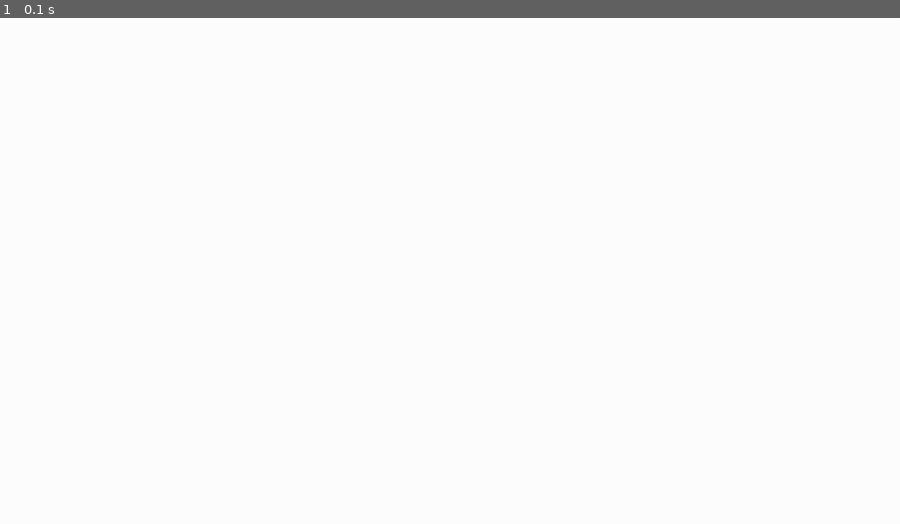
Above: before the commit, frame 1.
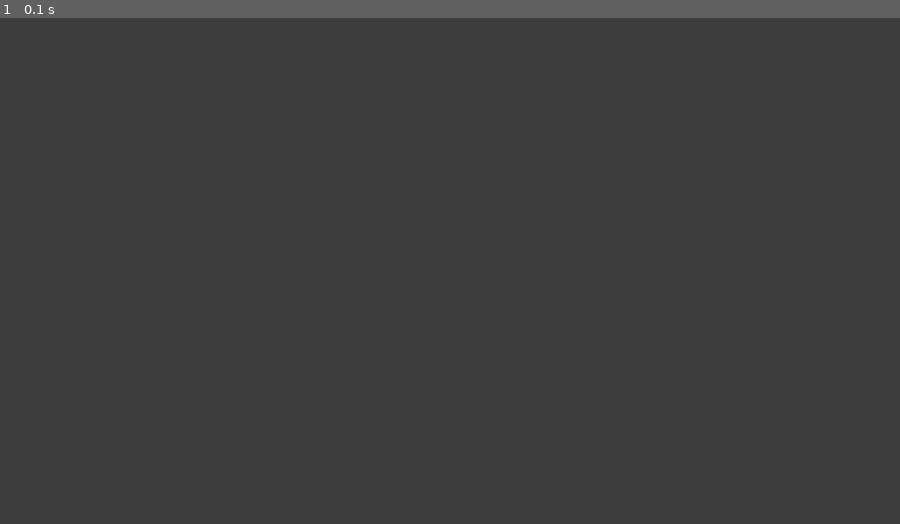
Above: after the commit, the same moment.

Repository: CCSWEC/PygameProject
Game: pygame game, started from game.py
Two runs of this game, one before a commit and one after it. Both use one fixed random seed, a clock stepped at 60 frames per second and the inputs below.
Inputs:
- Up to frame 1 (0.1 s): no input

The runs differ from the first frame. In frame 1, 100% of the frame differs, in the area x 0-100%, y 0-100%.

Commit message:
Little more basic progress

Diff:
--- a/game.py
+++ b/game.py
@@ -4,16 +4,23 @@
 
 running = True
 
+# Widths, heights and speeds
 WIDTH, HEIGHT = 1280, 720
 PADDLE_WIDTH, PADDLE_HEIGHT = 20, 100
 PADDLE_SPEED = 10
+BALL_SPEED = 5
+
+# Colors
 WHITE = (255, 255, 255)
 BLACK = (0,0,0)
+DARK_GREY = (64, 64, 64)
+
 
 # Setup screen
 screen = pygame.display.set_mode((WIDTH, HEIGHT))
-pygame.display.set_caption("Pong")
+pygame.display.set_caption('Pong')
 
+# Initialize clock and FPS
 clock = pygame.time.Clock()
 FPS = 60
 
@@ -22,7 +29,15 @@
     def __init__(self, x, y):
         self.rect = pygame.Rect(x, y, PADDLE_WIDTH, PADDLE_HEIGHT)
 
-    # Method for moving
+    def move(self, up_key, down_key):
+        key = pygame.key.get_pressed()
+
+        if key[up_key]:
+            self.rect.y += PADDLE_SPEED
+
+        if key[down_key]:
+            self.rect.y -= PADDLE_SPEED
+
 
     # Method for drawing the paddle
 
@@ -33,11 +48,11 @@
             running = False
 
     # Fill screen white
-    screen.fill("white")
+    screen.fill(DARK_GREY)
 
     # Render game here
 
-    pygame.display.flip()
+    pygame.display.update()
 
     # limit fps to 60
     clock.tick(FPS)
